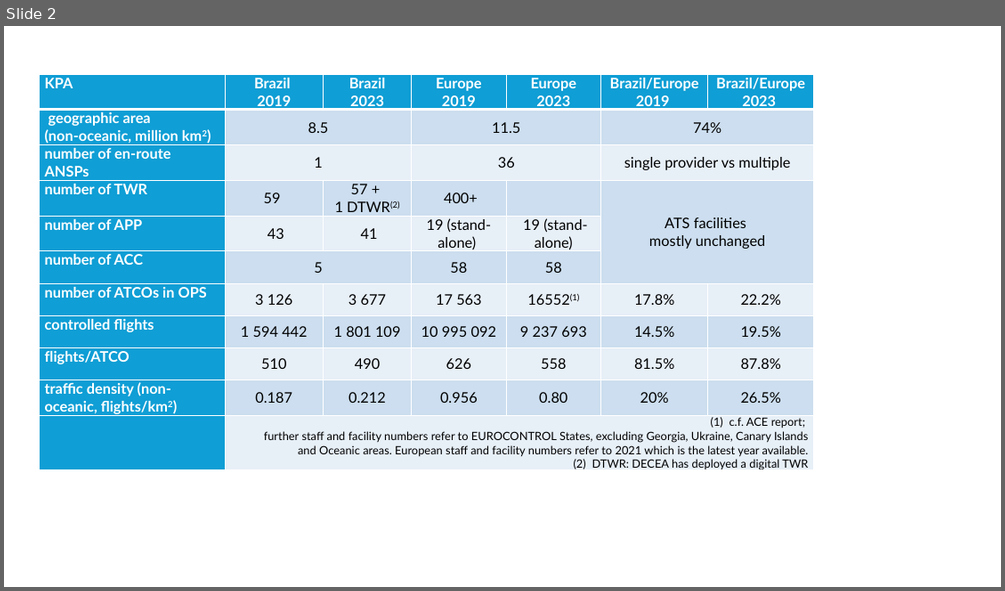
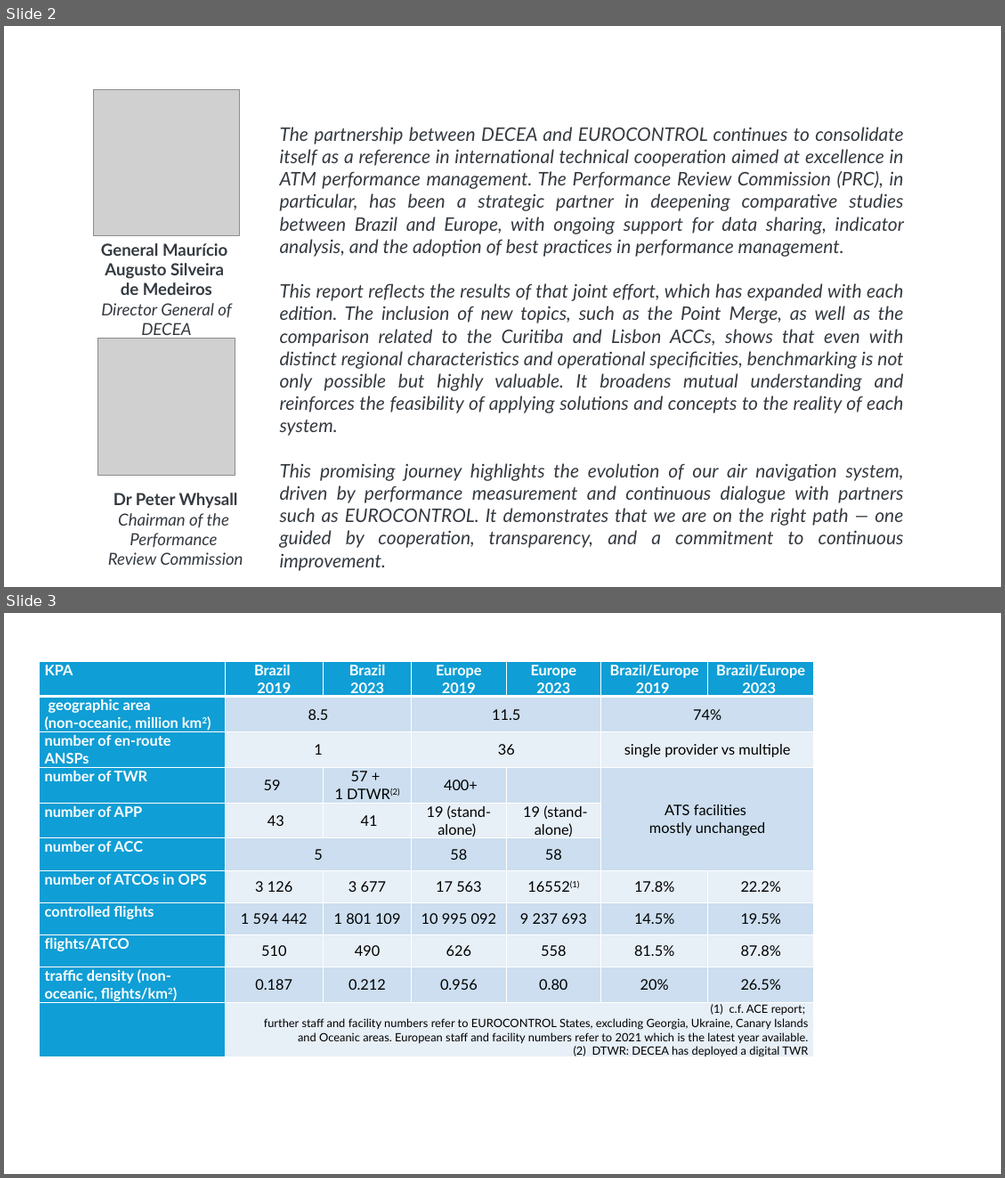
Before and after one commit to euctrl-pru/international-BRA-EUR-2025, a slide deck: figures/__figures-handmade.pptx. Shown one above the other, each under a label of ours: slide 2 before the commit, slides 2 and 3 after it. The pictures are 1005x591 and 1005x1178 pixels, drawn with LibreOffice and Linux fonts; fonts in the diff are those of the drawing; grey boxes stand for pictures. Boxes give left, top, right and bottom in pixels: in the first picture for what was removed or moved away, otherwise in the second. Text is boxed around its words. In the diff, an @@ line names an element or a change of style, - is before the commit and + after.

```diff
--- a/figures/__figures-handmade.pptx
+++ b/figures/__figures-handmade.pptx
@@ slide 2 added at bbox=[4, 26, 1001, 587], background #FFFFFF @@
@@ picture added at bbox=[94, 89, 240, 235] @@
@@ text added at bbox=[280, 127, 904, 571], 18 pt, text #343A40, italic @@
+The partnership between DECEA and EUROCONTROL continues to consolidate itself as a reference in international technical cooperation aimed at excellence in ATM performance management. The Performance Review Commission (PRC), in particular, has been a strategic partner in deepening comparative studies between Brazil and Europe, with ongoing support for data sharing, indicator analysis, and the adoption of best practices in performance management.
+This report reflects the results of that joint effort, which has expanded with each edition. The inclusion of new topics, such as the Point Merge, as well as the comparison related to the Curitiba and Lisbon ACCs, shows that even with distinct regional characteristics and operational specificities, benchmarking is not only possible but highly valuable. It broadens mutual understanding and reinforces the feasibility of applying solutions and concepts to the reality of each system.
+This promising journey highlights the evolution of our air navigation system, driven by performance measurement and continuous dialogue with partners such as EUROCONTROL. It demonstrates that we are on the right path — one guided by cooperation, transparency, and a commitment to continuous improvement.
@@ text added at bbox=[101, 243, 231, 317], 16 pt, text #343A40, bold @@
+General Maurício
+Augusto Silveira
+de Medeiros
+Director General of DECEA
@@ picture added at bbox=[97, 338, 235, 475] @@
@@ text added at bbox=[108, 492, 243, 564], 16 pt, text #343A40, italic @@
+Dr Peter Whysall
+Chairman of the
+Performance
+Review Commission
@@ what was slide 2 is now slide 3 @@
```
Also in this commit, not shown: 1 slide changed, 7 other files.
